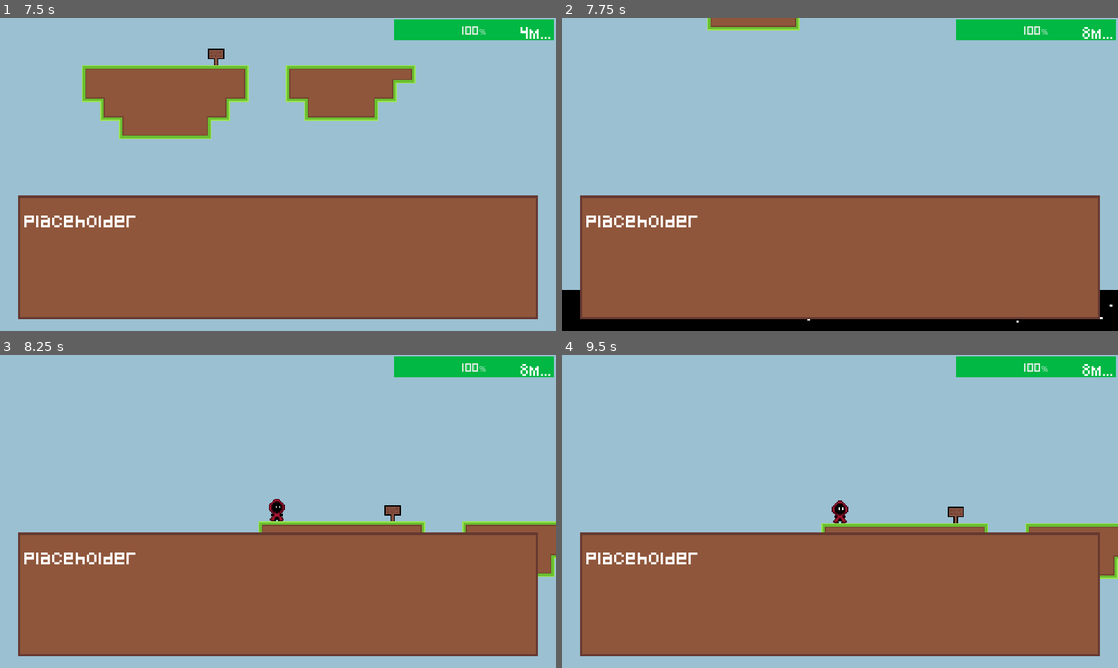
Above: before the commit, frames 1-4 (two rows, left to right).
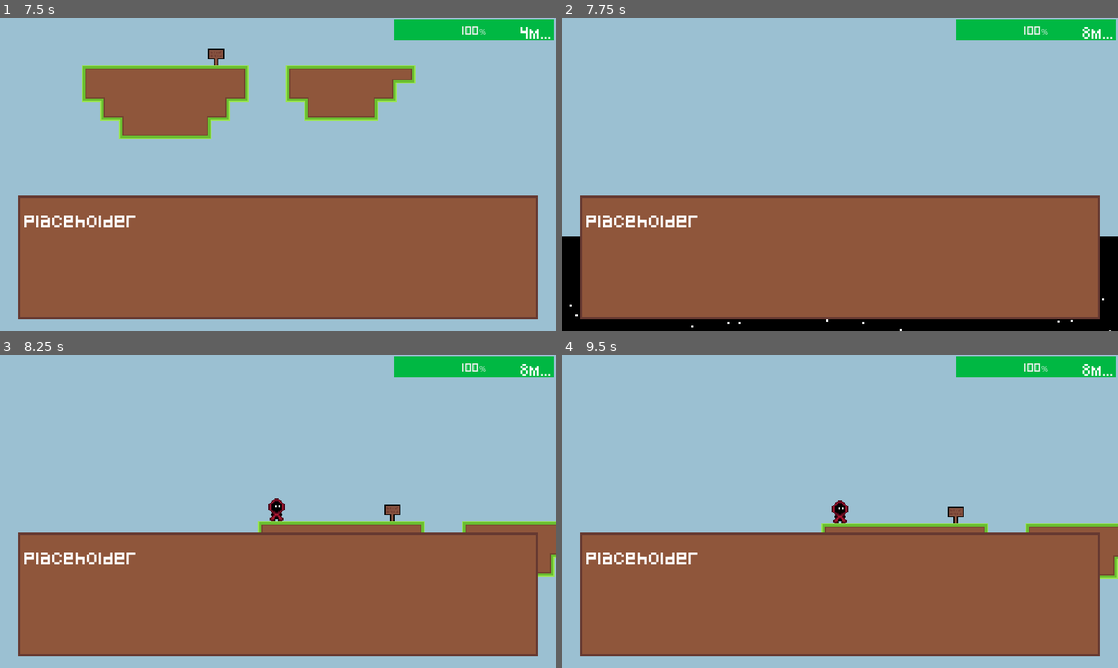
Above: after the commit, the same moments.

Repository: StormLight14/void-ascender
Game: Godot game, scene res://ui/menu/menu_ui.tscn
Two runs of this game, one before a commit and one after it. Both use one fixed random seed, a clock stepped at 60 frames per second and the inputs below.
Inputs:
- Up to frame 1 (7.5 s): click "NEW GAME" at 0.5 s; tap Enter at 1.25, 5.75 s; hold Shift (climb) 1.28-2.03 s; hold D (right) 1.28-2.78 s; tap Space (jump) at 1.52, 2.27, 3.77, 4.52, 5, 5.27, 6.77 s; tap E (interact) every 1.5 s from 2.1 to 6.6 s; hold A (left) 2.78-3.53 s; hold Shift (climb) 2.78-3.53 s; hold D (right) 3.53-5.03 s; hold Shift (climb) 4.28-5.03 s; hold A (left) 5.03-5.78 s; hold D (right) 5.78-6.53 s; hold Shift (climb) 5.78-6.53 s; hold A (left) from 6.53 s (still down); hold Shift (climb) from 7.28 s (still down)
- Up to frame 2 (7.75 s): keep holding A (left); keep holding Shift (climb); tap Space (jump) at 7.52 s
- Up to frame 3 (8.25 s): release A (left) at 8.03 s; release Shift (climb) at 8.03 s; hold D (right) from 8.03 s (still down); tap E (interact) at 8.1 s
- Up to frame 4 (9.5 s): keep holding D (right); tap Space (jump) at 8.27 s; hold Shift (climb) from 8.78 s (still down)

Frame 1 is identical in both runs. In frame 2, 1.8% of the frame differs, in the area x 0-100%, y 0-100%; in frame 3, 0.3%; in frame 4, less than 0.1%.
Error in both runs: Invalid access of index '0' on a base object of type: 'Array[String]'. (res://Global.gd:6)

Commit message:
remove collision from void; prefer manual logic

Diff:
--- /dev/null
+++ b/components/HazardComponent.tscn
@@ -0,0 +1,3 @@
+[gd_scene format=3 uid="uid://dnvloh17444mx"]
+
+[node name="HazardComponent" type="Node"]
--- a/hazards/fireball/fireball.tscn
+++ b/hazards/fireball/fireball.tscn
@@ -1,9 +1,8 @@
-[gd_scene load_steps=6 format=3 uid="uid://dsg3wj6jcoh7d"]
+[gd_scene load_steps=5 format=3 uid="uid://dsg3wj6jcoh7d"]
 
 [ext_resource type="Script" path="res://hazards/fireball/fireball.gd" id="1_c3al3"]
 [ext_resource type="Texture2D" uid="uid://b4sglqbsvbonu" path="res://assets/hazards/fireball.png" id="2_1puo4"]
 [ext_resource type="Texture2D" uid="uid://bngrvqpoyo5k" path="res://assets/particles/fire_trail.png" id="2_ekc4x"]
-[ext_resource type="PackedScene" uid="uid://dp45evj1ucagl" path="res://hazards/hazard.tscn" id="3_6hkta"]
 
 [sub_resource type="RectangleShape2D" id="RectangleShape2D_5fuyn"]
 size = Vector2(6, 6)
@@ -32,8 +31,5 @@
 
 [node name="LifetimeTimer" type="Timer" parent="."]
 
-[node name="Hazard" parent="." instance=ExtResource("3_6hkta")]
-hazard_type = "fireball"
-
 [connection signal="area_entered" from="." to="." method="_on_area_entered"]
 [connection signal="timeout" from="LifetimeTimer" to="." method="_on_lifetime_timeout"]
--- a/hazards/hazard.gd
+++ /dev/null
@@ -1,3 +0,0 @@
-extends Node
-
-@export var hazard_type = ""
--- a/hazards/hazard.tscn
+++ /dev/null
@@ -1,6 +0,0 @@
-[gd_scene load_steps=2 format=3 uid="uid://dp45evj1ucagl"]
-
-[ext_resource type="Script" path="res://hazards/hazard.gd" id="1_37y8p"]
-
-[node name="Hazard" type="Node"]
-script = ExtResource("1_37y8p")
--- a/hazards/void/void.tscn
+++ b/hazards/void/void.tscn
@@ -1,11 +1,7 @@
-[gd_scene load_steps=5 format=3 uid="uid://dhfqf1k5qdvhv"]
+[gd_scene load_steps=3 format=3 uid="uid://dhfqf1k5qdvhv"]
 
 [ext_resource type="Script" path="res://hazards/void/void.gd" id="1_oh147"]
 [ext_resource type="Texture2D" uid="uid://ofv0s5tiw7j3" path="res://assets/hazards/void.png" id="2_xj3mj"]
-[ext_resource type="PackedScene" uid="uid://dp45evj1ucagl" path="res://hazards/hazard.tscn" id="3_ipxw7"]
-
-[sub_resource type="RectangleShape2D" id="RectangleShape2D_23ni6"]
-size = Vector2(10000, 50)
 
 [node name="Void" type="Area2D"]
 position = Vector2(0, 1)
@@ -17,11 +13,3 @@
 position = Vector2(-5001, -1)
 texture = ExtResource("2_xj3mj")
 centered = false
-
-[node name="Hazard" parent="." instance=ExtResource("3_ipxw7")]
-hazard_type = "void"
-
-[node name="CollisionShape2D" type="CollisionShape2D" parent="."]
-position = Vector2(0, 23.95)
-rotation = -0.00797723
-shape = SubResource("RectangleShape2D_23ni6")
--- a/level/level.gd
+++ b/level/level.gd
@@ -19,6 +19,7 @@
 		checkpoint.captured.connect(checkpoint_captured)
 
 func _process(_delta):
+	check_void_killed_player()
 	game_ui.get_node("VoidDistance").text = str(round(get_void_distance())) + "m..."
 
 func get_void_distance():
@@ -37,6 +38,10 @@
 	fireball.global_position = spawn_position
 	add_child(fireball)
 
+func check_void_killed_player():
+	if player.global_position.y > the_void.global_position.y:
+		player_killed()
+
 func checkpoint_captured(checkpoint):
 	for checkpoint_node in get_tree().get_nodes_in_group("Checkpoint"):
 		checkpoint_node.reset()
--- a/player/player.gd
+++ b/player/player.gd
@@ -169,6 +169,7 @@
 			velocity.y += gravity * gravity_scale * delta
 		else:
 			velocity.y = MIN_Y_VELOCITY
+
 func _on_hurtbox_area_entered(area):
 	killed.emit()
 
